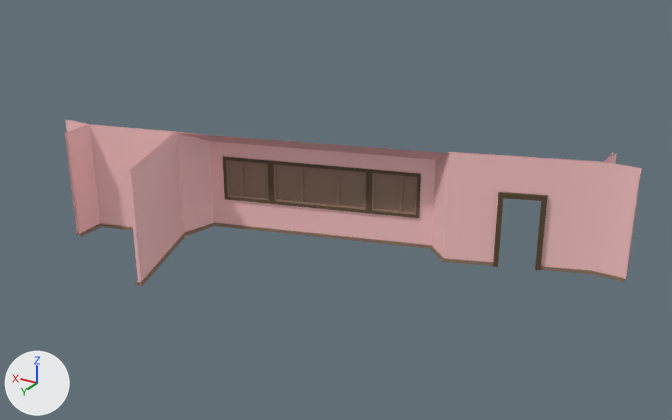
A saved change to the FBX model Content/Game_Art/FBX/Archi/SM_Veranda.fbx.
Camera for both pictures: a 50 mm camera at (-22.23, 20.2, 12.67) aimed at (-9.04, -1.79, 1.68). The lights are fixed; the arrows at lower left show +X, +Y and +Z. Vertices at the same position are counted once.

In view in the first picture: 'SM_Veranda'.
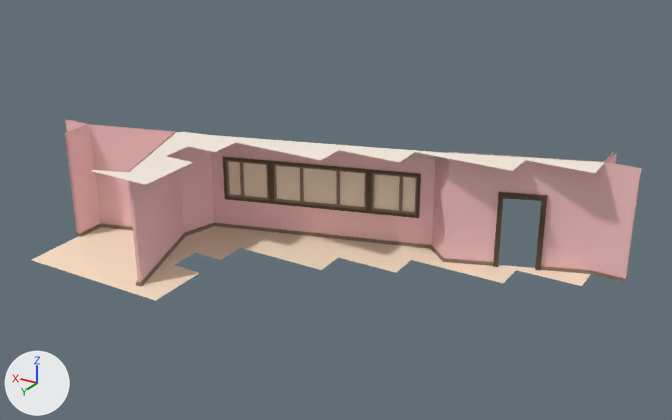
Changed parts and their boxes [x1, y1, x2, y2] in the pictures (672 x 420 px):
'SM_Veranda', reshaped (9% taller)
    before: [65, 120, 641, 286]
    after: [32, 120, 641, 301]
part 1 of me_mesh, added
    after: [92, 132, 605, 185]
part 2 of me_mesh, built on (beige)
    after: [32, 226, 591, 301]
part 3 of me_mesh, recoloured
    before: [180, 133, 449, 160]
    after: [239, 143, 440, 160]

Patch to the scene script:
```diff
--- a/Content/Game_Art/FBX/Archi/SM_Veranda.fbx.py
+++ b/Content/Game_Art/FBX/Archi/SM_Veranda.fbx.py
@@ mat_sol_001 @@
+mat_sol_001 = principled_material('Sol.001')
+mat_sol_001.base_color = (0.976, 0.769, 0.584)  # beige #fce3c9
+mat_sol_001.roughness = 0.9
@@ mat_plafond @@
+mat_plafond = principled_material('Plafond')
+mat_plafond.base_color = (0.929, 0.843, 0.733)  # white #f7edde
+mat_plafond.roughness = 0.859
@@ me_mesh @@
 # used by ob_sm_veranda; location = (0.0, 0.0, 0.0)
-me_mesh.from_pydata(...)  # 505 vertices, 450 faces; spans x -17.0..0.0, y -6.0..2.6, z 0.0..3.5
+me_mesh.from_pydata(...)  # 620 vertices, 996 faces; spans x -17.0..0.0, y -6.0..3.0, z 0.0..3.5
+# me_mesh part 1: a new loose piece of 48 vertices spanning x -16.0..-3.8, y -5.0..3.0, z 3.5, in mat_plafond (white #f7edde)
+# me_mesh part 2: 2 vertices removed from x -4.0, y -0.9..-0.4, z 0.0; 69 vertices added at x -16.0..-1.0, y -5.0..3.0, z 0.0
+# me_mesh part 3: 6 faces spanning x -11.9..-3.9, y -4.1..-0.8, z 2.9..3.5 switch from mat_mur (its picture is missing) to mat_plafond (white #f7edde)
 me_mesh.materials.append(mat_sol)
@@ me_mesh @@
 me_mesh.materials.append(mat_bois_2_001)
+me_mesh.materials.append(mat_sol_001)  # beige #fce3c9
```
